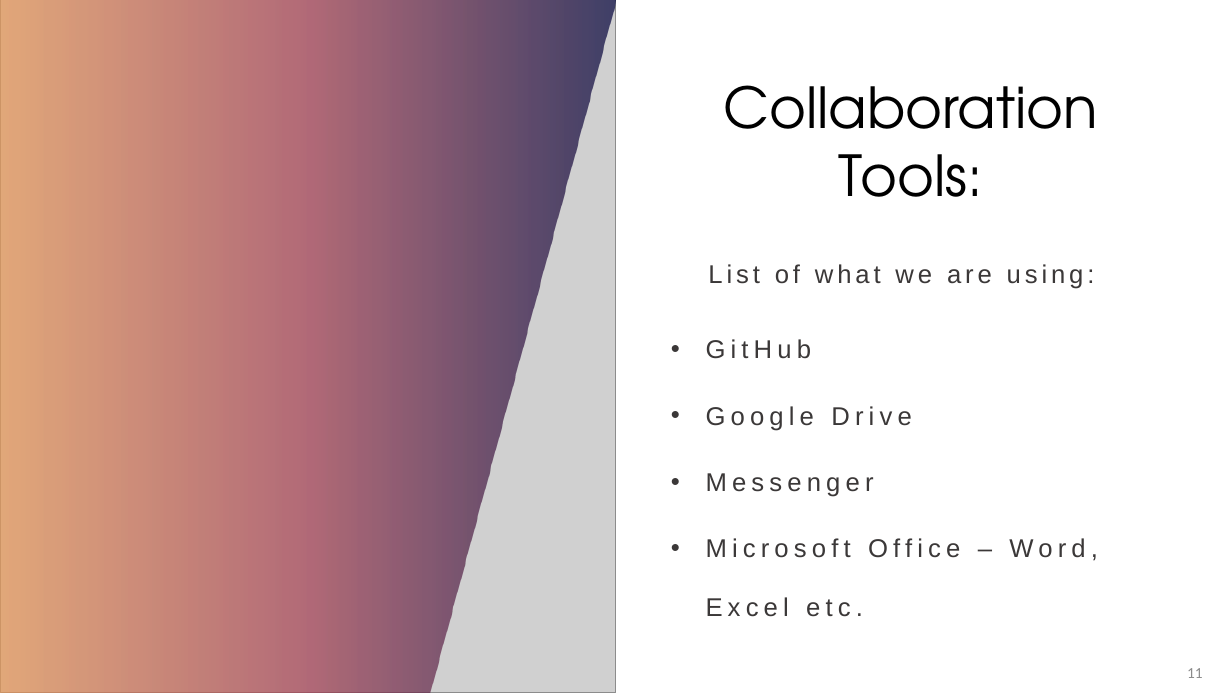
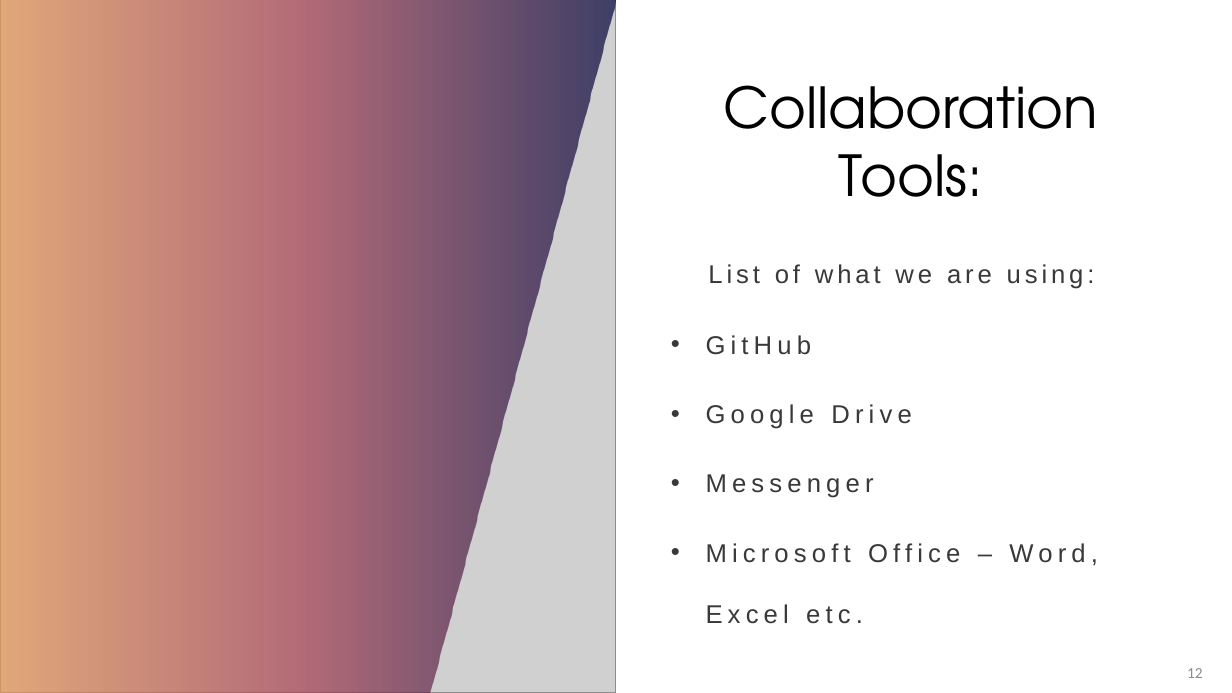
Before and after one commit to Pathfinder-Team/Computing-Project-2019---PathFinder, a slide deck: slide 12 of Documents/Technical Proposal - Due 21-10-19/PathFinder_presentation.pptx (slide 11 before the commit). Drawn at 1232x693 pixels with LibreOffice and Linux fonts; fonts in the diff are those of the drawing; grey boxes stand for pictures. Boxes give left, top, right and bottom in pixels: in the first picture for what was removed or moved away, otherwise in the second. Text is boxed around its words. In the diff, an @@ line names an element or a change of style, - is before the commit and + after.

```diff
--- a/Documents/Technical Proposal - Due 21-10-19/PathFinder_presentation.pptx
+++ b/Documents/Technical Proposal - Due 21-10-19/PathFinder_presentation.pptx
@@ text "GitHub" at [706,335,1098,624]: line spacing 1.9 to 2 @@
@@ page number at [1187,668,1203,678]: text changed @@
-11
+12
```
Also in this commit, not shown: 2 other slides changed, 1 slide added.
